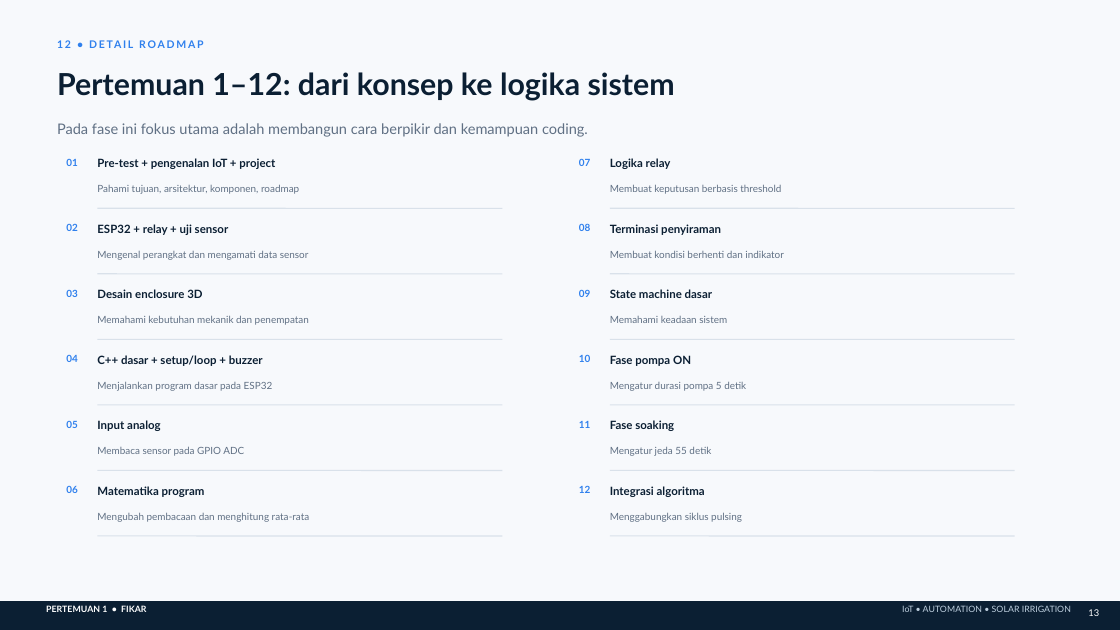
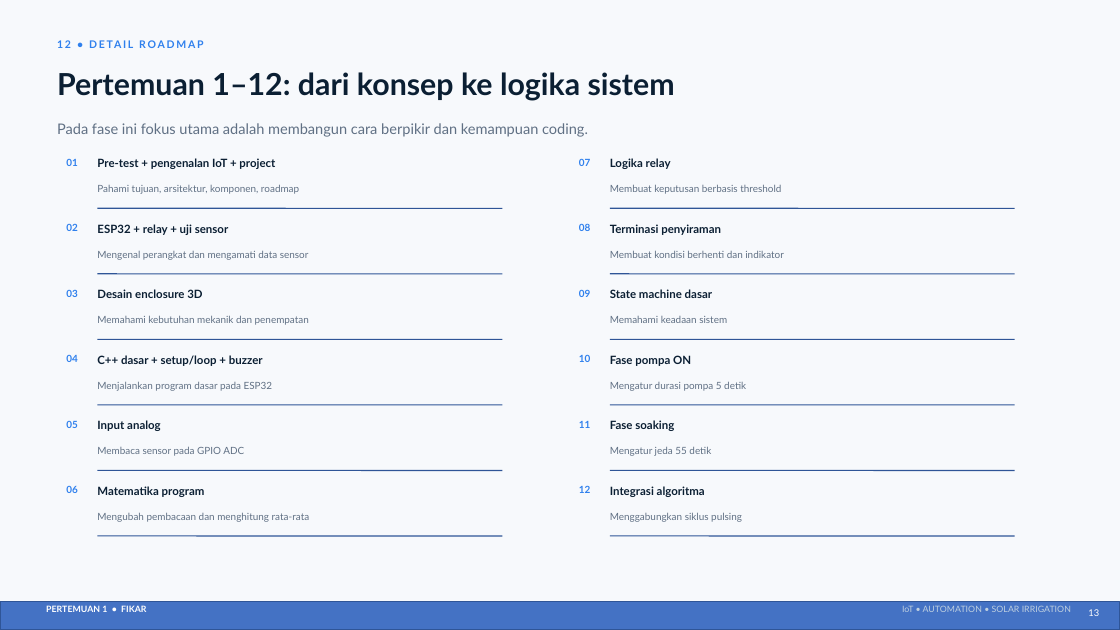
Before and after one commit to digiace-dev/Fikar, a slide deck: slide 13 of Materi_Pertemuan_1_IoT_Penyiraman_Fikar.pptx. Drawn at 1120x630 pixels with LibreOffice and Linux fonts; fonts in the diff are those of the drawing. Boxes give left, top, right and bottom in pixels: in the first picture for what was removed or moved away, otherwise in the second. Text is boxed around its words. In the diff, an @@ line names an element or a change of style, - is before the commit and + after.

```diff
--- a/Materi_Pertemuan_1_IoT_Penyiraman_Fikar.pptx
+++ b/Materi_Pertemuan_1_IoT_Penyiraman_Fikar.pptx
@@ line (97, 208) - (502, 208): stroke #D9E1EA 1 pt to #2F5597 0.99 pt @@
@@ line (610, 208) - (1015, 208): stroke #D9E1EA 1 pt to #2F5597 0.99 pt @@
@@ line (97, 274) - (502, 274): stroke #D9E1EA 1 pt to #2F5597 0.99 pt @@
@@ line (610, 274) - (1015, 274): stroke #D9E1EA 1 pt to #2F5597 0.99 pt @@
@@ line (97, 339) - (502, 339): stroke #D9E1EA 1 pt to #2F5597 0.99 pt @@
@@ line (610, 339) - (1015, 339): stroke #D9E1EA 1 pt to #2F5597 0.99 pt @@
@@ line (97, 405) - (502, 405): stroke #D9E1EA 1 pt to #2F5597 0.99 pt @@
@@ line (610, 405) - (1015, 405): stroke #D9E1EA 1 pt to #2F5597 0.99 pt @@
@@ line (97, 471) - (502, 471): stroke #D9E1EA 1 pt to #2F5597 0.99 pt @@
@@ line (610, 471) - (1015, 471): stroke #D9E1EA 1 pt to #2F5597 0.99 pt @@
@@ line (97, 536) - (502, 536): stroke #D9E1EA 1 pt to #2F5597 0.99 pt @@
@@ line (610, 536) - (1015, 536): stroke #D9E1EA 1 pt to #2F5597 0.99 pt @@
@@ rectangle at box(0, 602, 1120, 630): fill #0B1F33 to #4472C4; outline #0B1F33 1 pt to #2F5597 0.99 pt @@
```
Also in this commit, not shown: 16 other slides changed, 8 other files.
